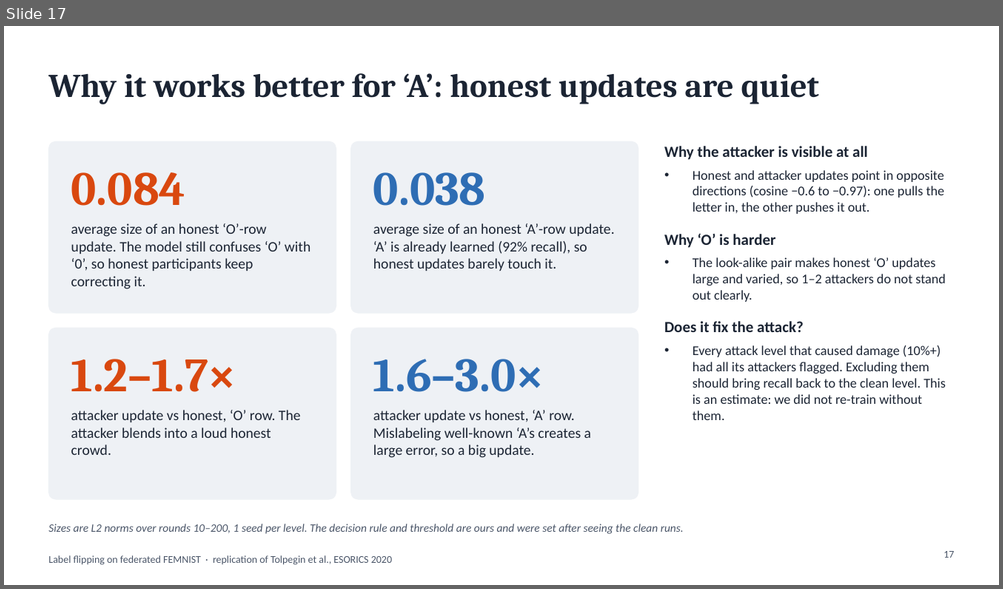
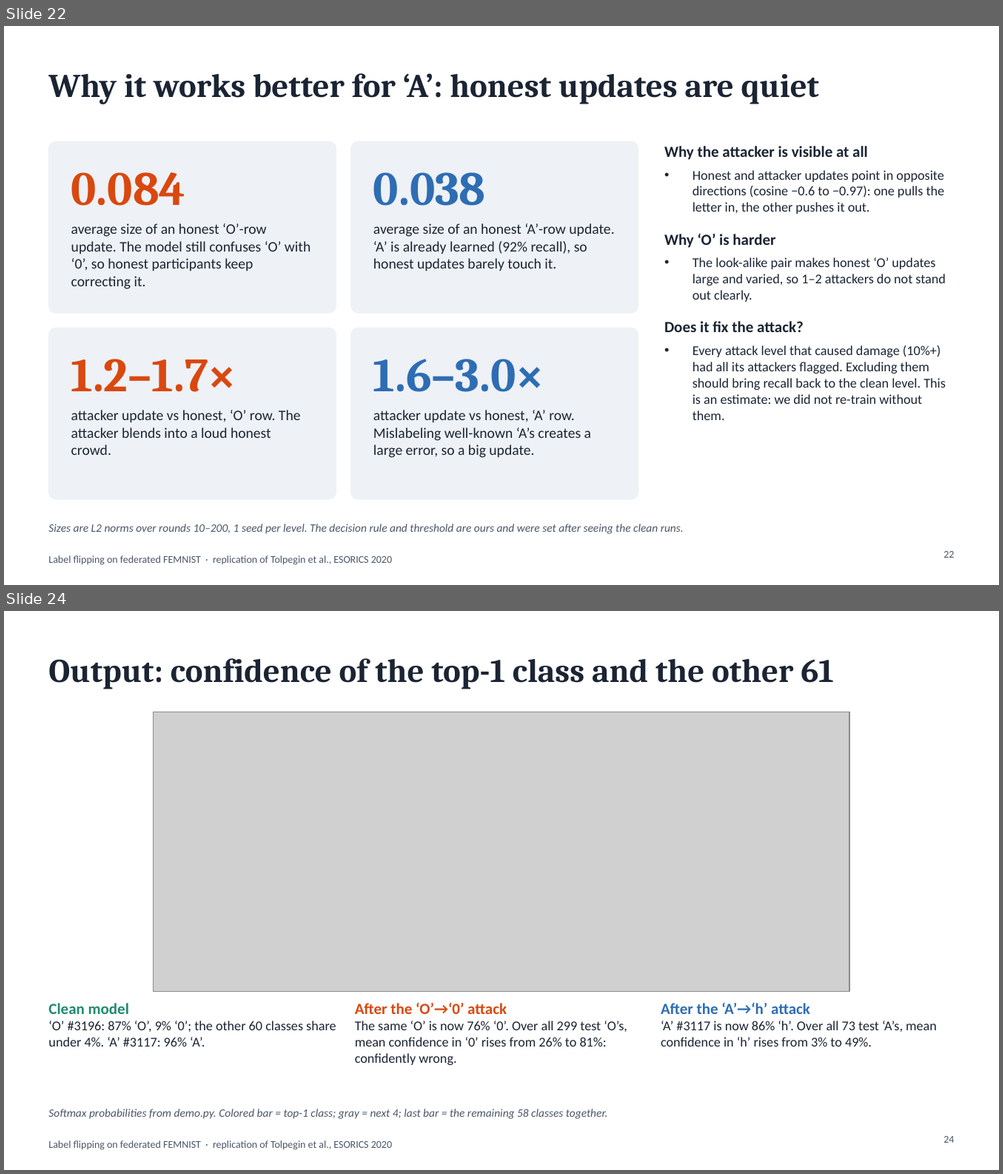
Before and after one commit to wetthamm/FederatedLearning, a slide deck: writeup/FEMNIST_label_flipping.pptx. Shown one above the other, each under a label of ours: slide 17 before the commit, slides 22 and 24 after it; the slides between them are not shown. The pictures are 1003x589 and 1003x1174 pixels, drawn with LibreOffice and Linux fonts; fonts in the diff are those of the drawing; grey boxes stand for pictures. Boxes give left, top, right and bottom in pixels: in the first picture for what was removed or moved away, otherwise in the second. Text is boxed around its words. In the diff, an @@ line names an element or a change of style, - is before the commit and + after.

```diff
--- a/writeup/FEMNIST_label_flipping.pptx
+++ b/writeup/FEMNIST_label_flipping.pptx
@@ slide 24 added at bbox=[4, 611, 999, 1170], background #FFFFFF; not listed: 1 template element that a slide beside it also shows @@
@@ title added at bbox=[48, 658, 834, 689], 32 pt, text #1B2433, bold @@
+Output: confidence of the top-1 class and the other 61
@@ picture added at bbox=[153, 712, 849, 991] @@
@@ text added at bbox=[48, 1003, 336, 1047], 13 pt, text #1B2433 @@
+Clean model
+‘O’ #3196: 87% ‘O’, 9% ‘0’; the other 60 classes share under 4%. ‘A’ #3117: 96% ‘A’.
@@ text added at bbox=[355, 1002, 627, 1065], 13 pt, text #1B2433 @@
+After the ‘O’→‘0’ attack
+The same ‘O’ is now 76% ‘0’. Over all 299 test ‘O’s, mean confidence in ‘0’ rises from 26% to 81%: confidently wrong.
@@ text added at bbox=[660, 1002, 936, 1047], 13 pt, text #1B2433 @@
+After the ‘A’→‘h’ attack
+‘A’ #3117 is now 86% ‘h’. Over all 73 test ‘A’s, mean confidence in ‘h’ rises from 3% to 49%.
@@ text added at bbox=[48, 1109, 607, 1119], 11 pt, text #4A5568, italic @@
+Softmax probabilities from demo.py. Colored bar = top-1 class; gray = next 4; last bar = the remaining 58 classes together.
@@ page number added at bbox=[943, 1136, 953, 1143], 10 pt, text #4A5568 @@
+24
@@ what was slide 17 is now slide 22 @@
@@ page number at bbox=[943, 551, 953, 558]: text changed @@
-17
+22
```
Also in this commit, not shown: 10 other slides added, 27 other files.
